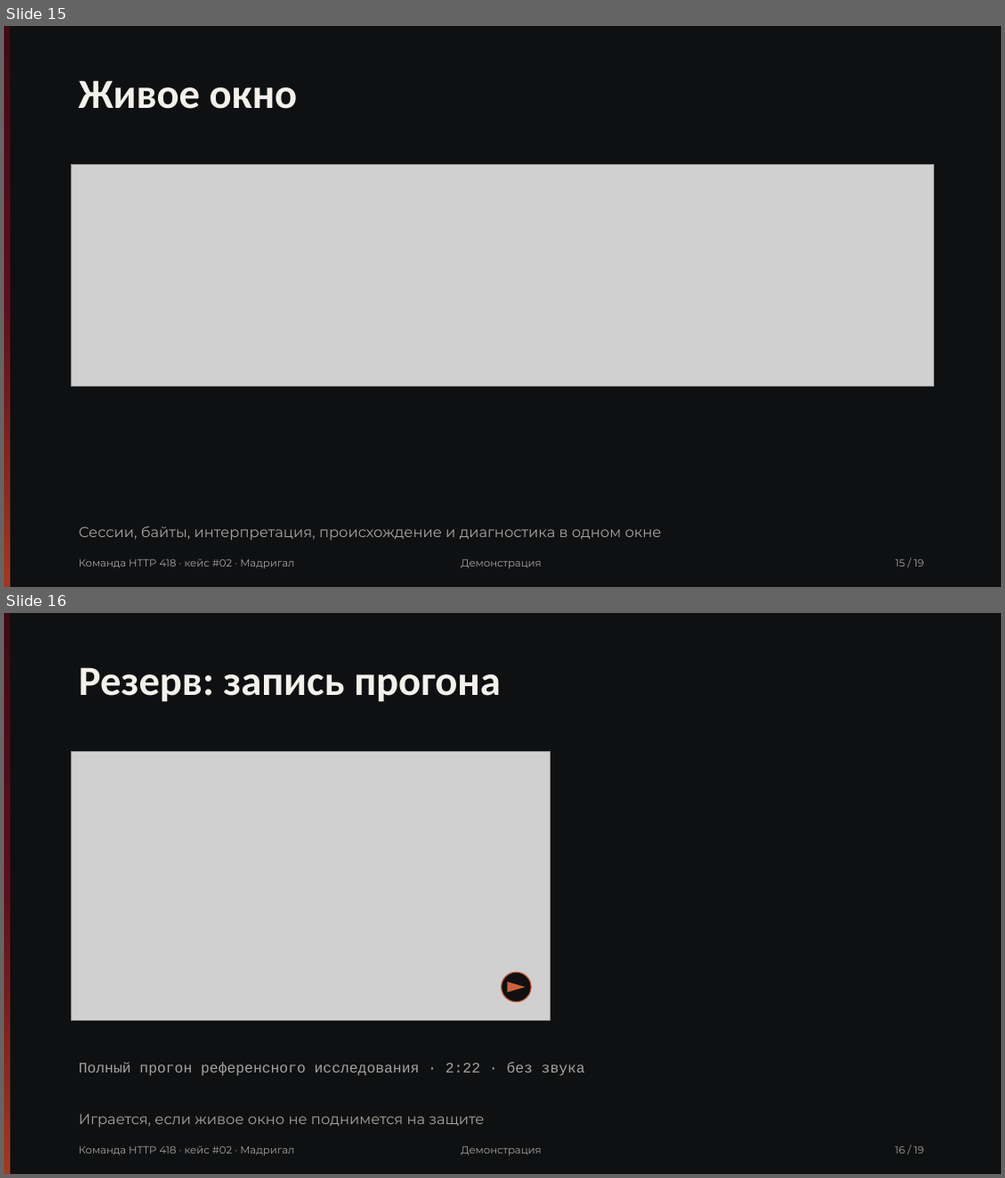
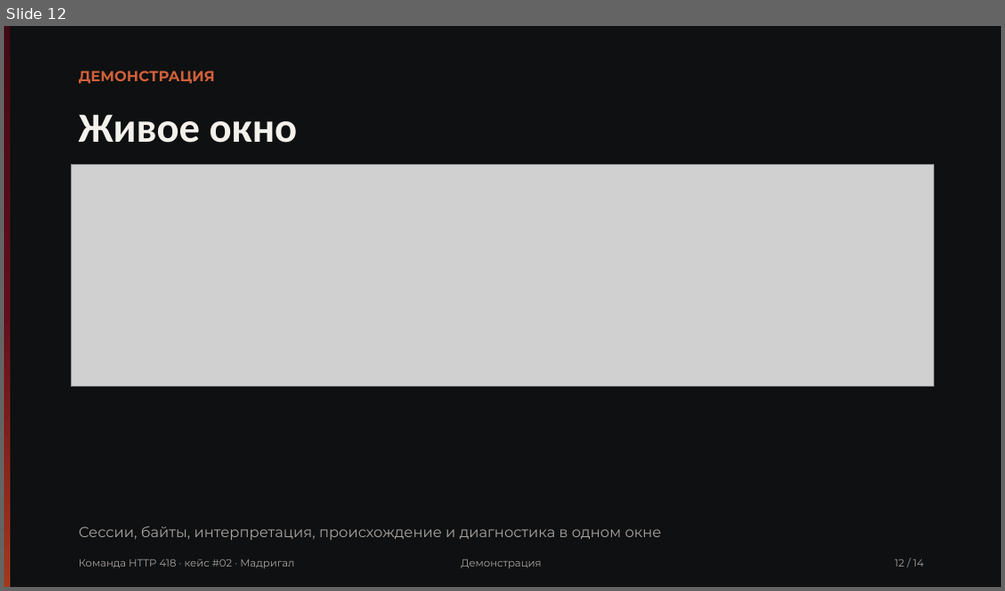
Before and after one commit to Pavel1778/madrigal-protocol-lab, a slide deck: presentation/slides.pptx. Shown one above the other, each under a label of ours: slides 15 and 16 before the commit, slide 12 after it. The pictures are 1005x1178 and 1005x591 pixels, drawn with LibreOffice and Linux fonts; fonts in the diff are those of the drawing; grey boxes stand for pictures. Boxes give left, top, right and bottom in pixels: in the first picture for what was removed or moved away, otherwise in the second. Text is boxed around its words. In the diff, an @@ line names an element or a change of style, - is before the commit and + after.

```diff
--- a/presentation/slides.pptx
+++ b/presentation/slides.pptx
@@ slide 16 removed at <box>4,613,1001,1174</box>, background #FFFFFF @@
@@ rectangle removed at <box>4,613,1001,1174</box> @@
@@ rectangle removed at <box>4,613,10,1174</box> @@
@@ text removed at <box>79,667,501,702</box> @@
-Резерв: запись прогона
@@ picture removed at <box>72,751,550,1021</box> @@
@@ ellipse removed at <box>502,972,531,1002</box> @@
@@ triangle removed at <box>507,981,526,992</box> @@
@@ text removed at <box>79,1062,585,1076</box> @@
-Полный прогон референсного исследования · 2:22 · без звука
@@ text removed at <box>79,1113,484,1127</box> @@
-Играется, если живое окно не поднимется на защите
@@ text removed at <box>79,1145,294,1155</box> @@
-Команда HTTP 418 · кейс #02 · Мадригал
@@ text removed at <box>461,1146,541,1155</box> @@
-Демонстрация
@@ text removed at <box>895,1146,923,1153</box> @@
-16 / 19
@@ what was slide 15 is now slide 12 @@
@@ slide 12 changed as well @@
@@ text added at <box>79,70,215,84</box>, 14 pt, text #D0603A, bold @@
+ДЕМОНСТРАЦИЯ
@@ text "Живое окно": place and size @@
-text "Живое окно" at <box>79,80,298,109</box>
+text "Живое окно" at <box>79,114,298,143</box>
@@ text at <box>895,559,923,566</box>: text changed @@
-15 / 19
+12 / 14
```
Also in this commit, not shown: 13 other slides changed, 4 other slides removed, 16 other files.
